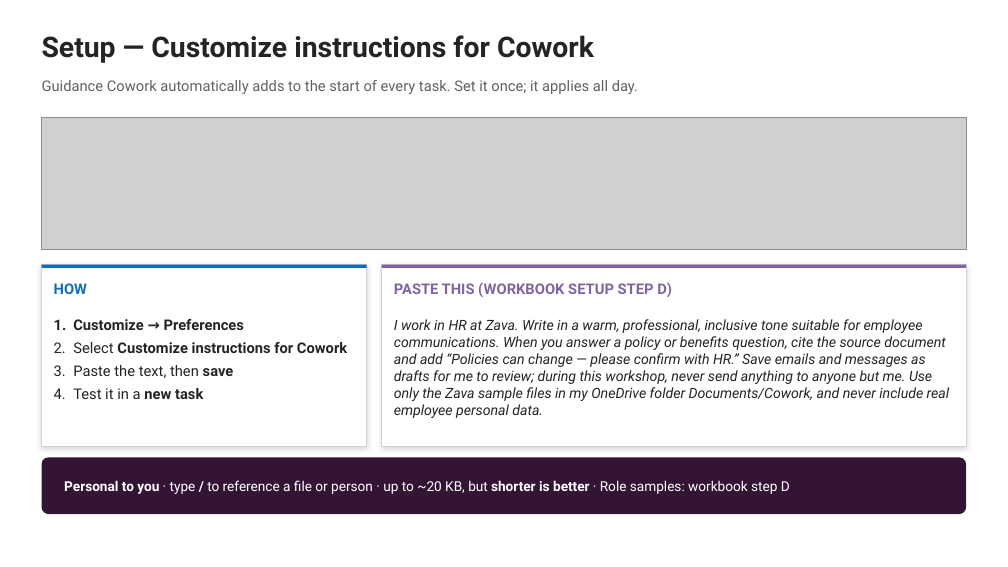
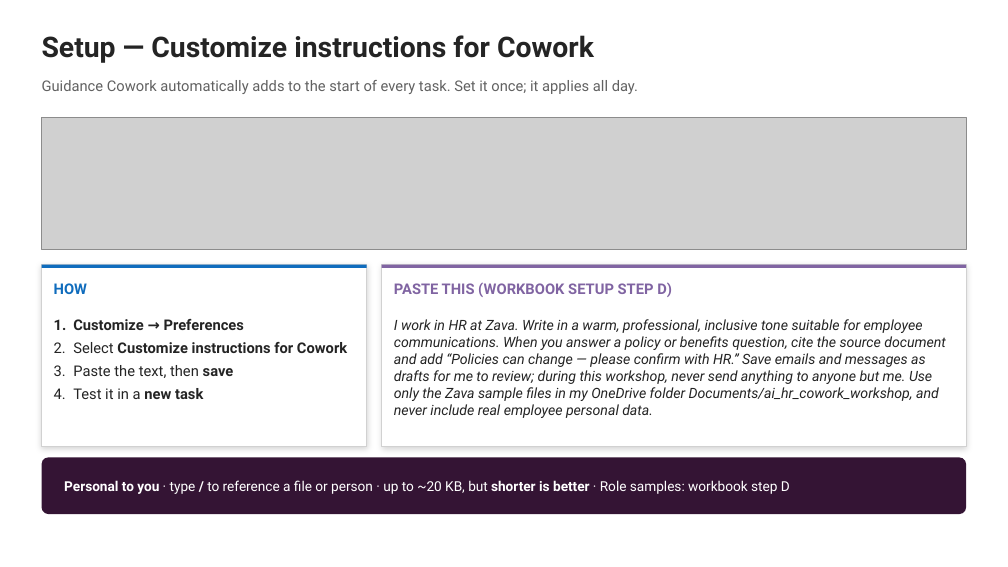
Before and after one commit to ragage/ai_hr_cowork_workshop, a slide deck: slide 9 of instructor-deck.pptx. Drawn at 1008x567 pixels with LibreOffice and Linux fonts; fonts in the diff are those of the drawing; grey boxes stand for pictures. Boxes give left, top, right and bottom in pixels: in the first picture for what was removed or moved away, otherwise in the second. Text is boxed around its words. In the diff, an @@ line names an element or a change of style, - is before the commit and + after.

```diff
--- a/instructor-deck.pptx
+++ b/instructor-deck.pptx
@@ text at box(394, 319, 946, 418): text changed @@
-I work in HR at Zava. Write in a warm, professional, inclusive tone suitable for employee communications. When you answer a policy or benefits question, cite the source document and add “Policies can change — please confirm with HR.” Save emails and messages as drafts for me to review; during this workshop, never send anything to anyone but me. Use only the Zava sample files in my OneDrive folder Documents/Cowork, and never include real employee personal data.
+I work in HR at Zava. Write in a warm, professional, inclusive tone suitable for employee communications. When you answer a policy or benefits question, cite the source document and add “Policies can change — please confirm with HR.” Save emails and messages as drafts for me to review; during this workshop, never send anything to anyone but me. Use only the Zava sample files in my OneDrive folder Documents/ai_hr_cowork_workshop, and never include real employee personal data.
```
Also in this commit, not shown: 5 other slides changed, 8 slides added, 26 other files.
